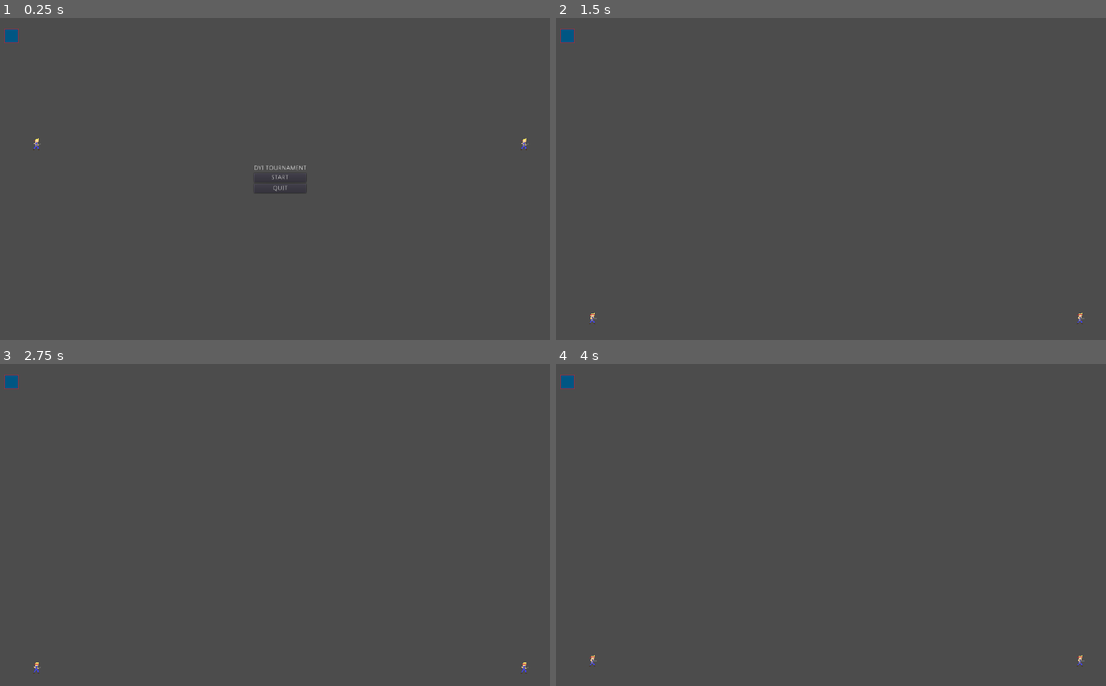
Above: before the commit, frames 1-4 (two rows, left to right).
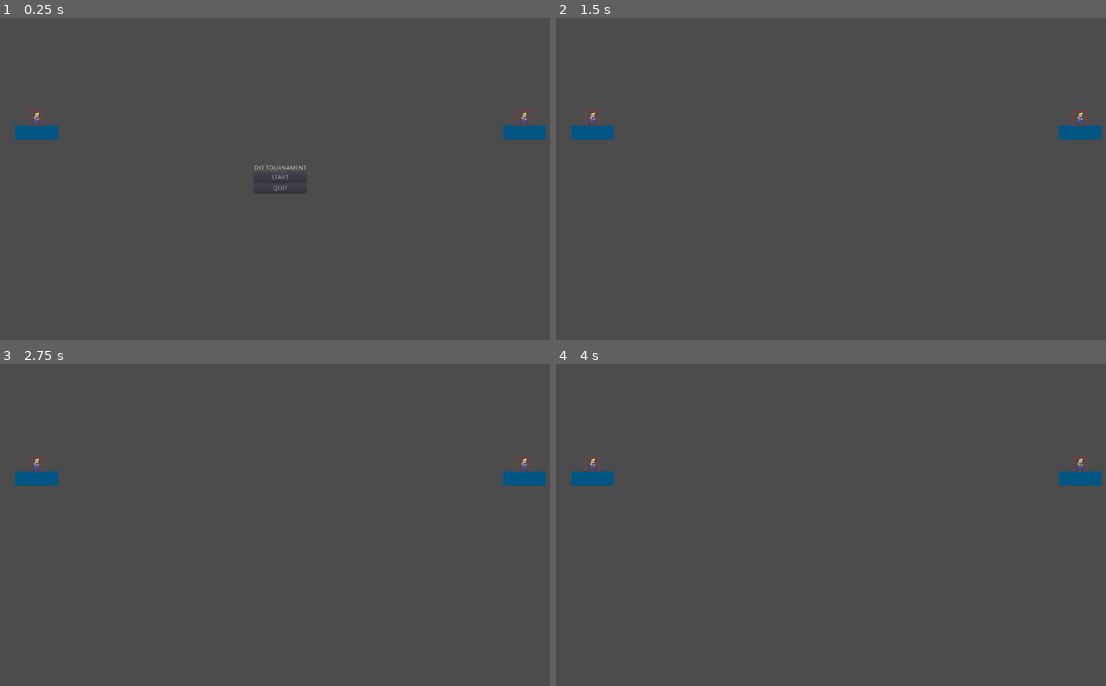
Above: after the commit, the same moments.

Repository: PoliPyc/DIYTournament
Game: Godot game, scene res://World_Tymek.tscn
The game is run twice, just before and just after one commit, with the same random seed, the same clock (stepped at 60 frames per second) and the same inputs.
Inputs:
- Up to frame 1 (0.25 s): no input
- Up to frame 2 (1.5 s): click "START" at 0.5 s; tap Enter at 1.25 s
- Up to frame 3 (2.75 s): no input
- Up to frame 4 (4 s): no input

The runs differ from the first frame. In frame 1, 0.9% of the frame differs, in the area x 0-100%, y 3-42%; in frame 2, 0.9%; in frame 3, 0.9%, in the area x 0-100%, y 3-97%; in frame 4, 0.9%.

Commit message:
JA NIE WIEM CO TO

Diff:
--- a/Map.gd
+++ b/Map.gd
@@ -26,7 +26,7 @@
             world[x][y] = null
 
 func tileCoordToWorldCoord(coord):
-    return clamp(coord * TILE_SIZE, 0, LEVEL_WIDTH);
+    return coord * TILE_SIZE;
 
 func worldCoordToTileCoord(coord):
     return coord / TILE_SIZE;
